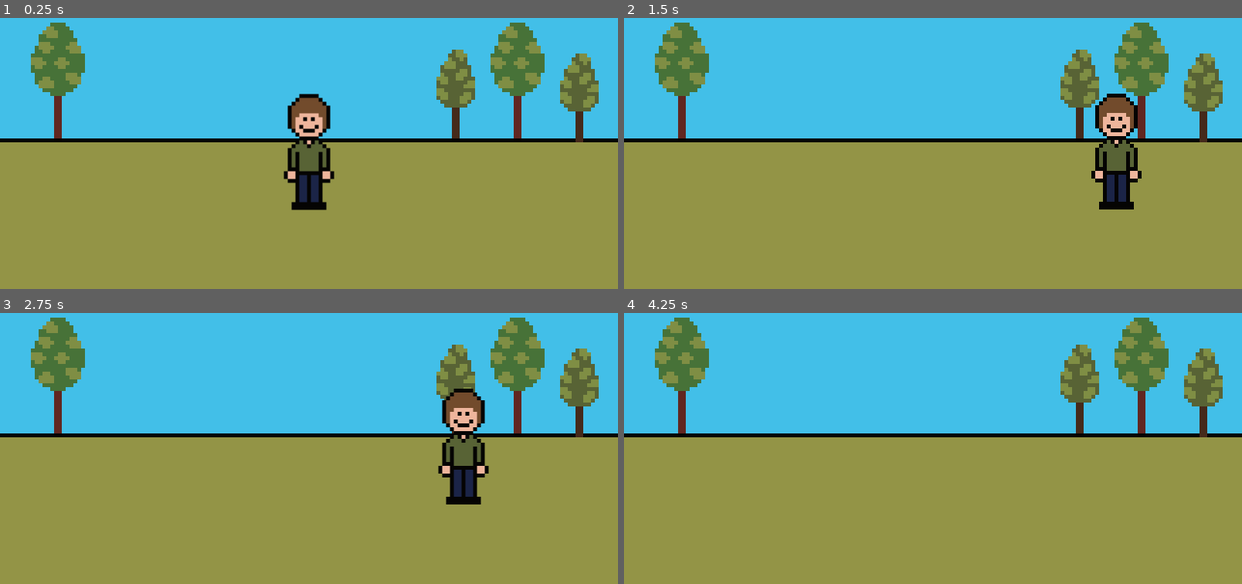
Above: before the commit, frames 1-4 (two rows, left to right).
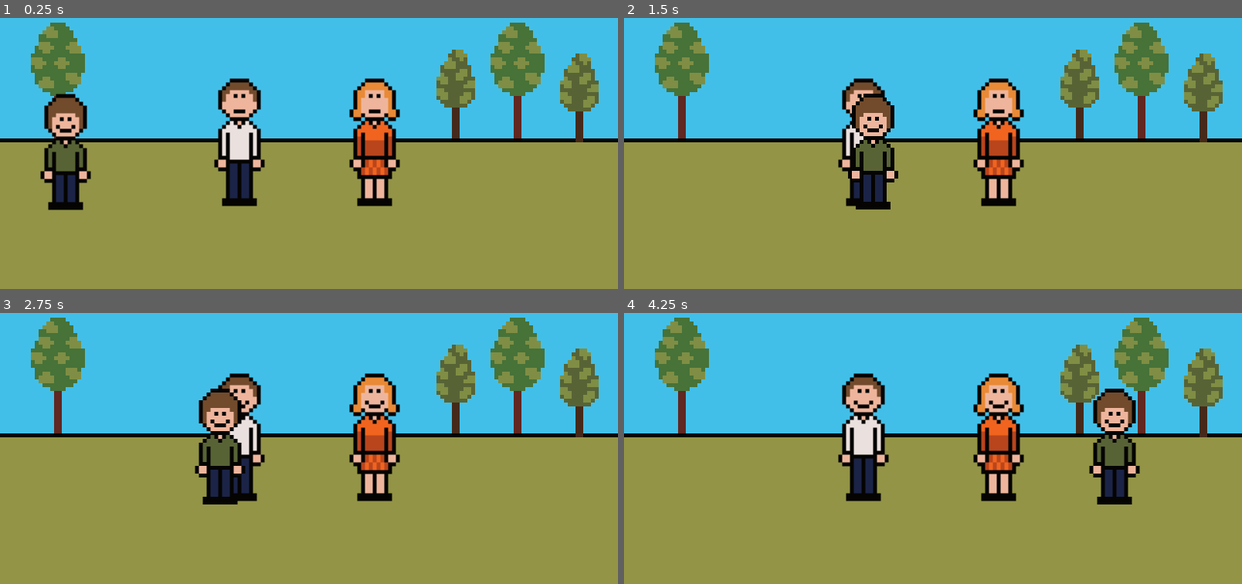
Above: after the commit, the same moments.

Repository: jiexdrop/halidom
Game: Godot game, scene res://scenes/main.tscn
Same seed, same stepped clock (60 frames per second), same inputs: the game is played once before the commit and once after it.
Inputs:
- Up to frame 1 (0.25 s): no input
- Up to frame 2 (1.5 s): tap Enter (ui_accept) at 0.5, 0.77 s; hold Right (ui_right) from 0.53 s (still down)
- Up to frame 3 (2.75 s): tap Enter (ui_accept) at 1.52 s; release Right (ui_right) at 2.03 s; hold Left (ui_left) from 2.03 s (still down)
- Up to frame 4 (4.25 s): release Left (ui_left) at 2.78 s; hold Right (ui_right) from 2.78 s (still down); tap Enter (ui_accept) at 3.02, 3.77 s

The runs differ from the first frame. In frame 1, 11% of the frame differs, in the area x 6-65%, y 22-71%; in frame 2, 8.8%; in frame 3, 9.6%; in frame 4, 8.2%.

Commit message:
smile when jump

Diff:
--- /dev/null
+++ b/scenes/level_2.tscn
@@ -0,0 +1,3 @@
+[gd_scene format=3 uid="uid://d21muhalxo6hb"]
+
+[node name="Level2" type="Node2D" unique_id=1907783232]
--- /dev/null
+++ b/scenes/main.gd
@@ -0,0 +1,9 @@
+extends Node2D
+
+@onready var mother: Sprite2D = $Mother
+@onready var father: Sprite2D = $Father
+
+
+func _on_area_2d_body_entered(body: Node2D) -> void:
+	father.texture = preload("res://images/father/father.png")
+	mother.texture = preload("res://images/mother/mother.png")
--- a/scenes/main.tscn
+++ b/scenes/main.tscn
@@ -1,10 +1,13 @@
 [gd_scene format=3 uid="uid://bxicponlcogpr"]
 
 [ext_resource type="Texture2D" uid="uid://js54ltsqjgs8" path="res://images/bg.png" id="1_sugp2"]
+[ext_resource type="Script" uid="uid://dwkc74yts8h0p" path="res://scenes/main.gd" id="1_tipki"]
 [ext_resource type="Texture2D" uid="uid://dak064opvnqsd" path="res://images/tree.png" id="2_0wfyh"]
 [ext_resource type="Texture2D" uid="uid://dpdxdxeqixwj5" path="res://images/tree_2.png" id="3_sugp2"]
 [ext_resource type="Texture2D" uid="uid://ctgj05s4j5os8" path="res://images/hero.png" id="4_jyhfs"]
+[ext_resource type="Texture2D" uid="uid://rquxymprvyi8" path="res://images/father/father_default.png" id="4_o6xl0"]
 [ext_resource type="Script" uid="uid://b8fq74v61gmsg" path="res://scripts/player.gd" id="4_tbgi4"]
+[ext_resource type="Texture2D" uid="uid://dn15tv12rqgmu" path="res://images/mother/mother_default.png" id="5_tipki"]
 
 [sub_resource type="RectangleShape2D" id="RectangleShape2D_tbgi4"]
 size = Vector2(160, 20)
@@ -12,7 +15,10 @@
 [sub_resource type="RectangleShape2D" id="RectangleShape2D_sugp2"]
 size = Vector2(14, 31)
 
+[sub_resource type="RectangleShape2D" id="RectangleShape2D_o6xl0"]
+
 [node name="Main" type="Node2D" unique_id=1650929999]
+script = ExtResource("1_tipki")
 
 [node name="Background" type="Sprite2D" parent="." unique_id=262967531]
 position = Vector2(80, 60)
@@ -40,8 +46,16 @@
 position = Vector2(150, 70)
 texture = ExtResource("3_sugp2")
 
+[node name="Father" type="Sprite2D" parent="." unique_id=2021799979]
+position = Vector2(62, 82)
+texture = ExtResource("4_o6xl0")
+
+[node name="Mother" type="Sprite2D" parent="." unique_id=331893319]
+position = Vector2(97, 82)
+texture = ExtResource("5_tipki")
+
 [node name="Player" type="CharacterBody2D" parent="." unique_id=1651818988]
-position = Vector2(80, 80)
+position = Vector2(17, 84)
 script = ExtResource("4_tbgi4")
 
 [node name="CollisionShape2D" type="CollisionShape2D" parent="Player" unique_id=580944326]
@@ -50,3 +64,11 @@
 
 [node name="Hero" type="Sprite2D" parent="Player" unique_id=1156077078]
 texture = ExtResource("4_jyhfs")
+
+[node name="Area2D" type="Area2D" parent="." unique_id=1698339131]
+position = Vector2(80, 56)
+
+[node name="CollisionShape2D" type="CollisionShape2D" parent="Area2D" unique_id=100419099]
+shape = SubResource("RectangleShape2D_o6xl0")
+
+[connection signal="body_entered" from="Area2D" to="." method="_on_area_2d_body_entered"]
Binary file changed: images/Sprite-0001.aseprite
Binary file added: images/father/father.png
Not shown, added: images/father/father.png.import
Binary file added: images/father/father_default.png
Not shown, added: images/father/father_default.png.import
Binary file added: images/mother/mother.png
Not shown, added: images/mother/mother.png.import
Binary file added: images/mother/mother_default.png
Not shown, added: images/mother/mother_default.png.import
Not shown, added: scenes/main.gd.uid
